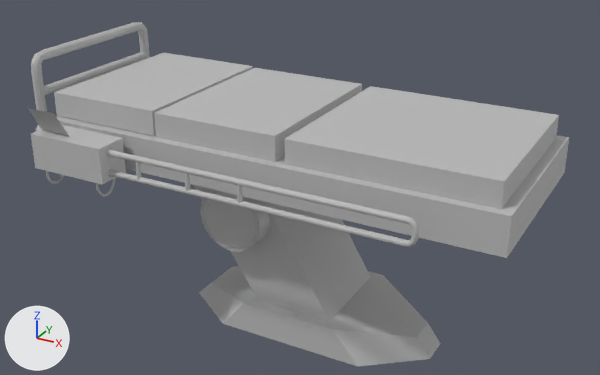
An edit to the FBX model Assets/Environment/Models/Props/SM_Bed_Laboratories.fbx, drawn before and after from the same camera.
Camera for both pictures: a camera (50 mm lens) standing at (1.58, -2.75, 2.04) and looking at (0.05, 0.03, 0.65). The axes (+X, +Y, +Z) are drawn at lower left. The lights are the same throughout. Where no turn or scale is listed for an object, it has been applied to the vertices. Vertices at the same position are counted once.

Names of what the first picture shows: 'Bed_scifi_LP'.
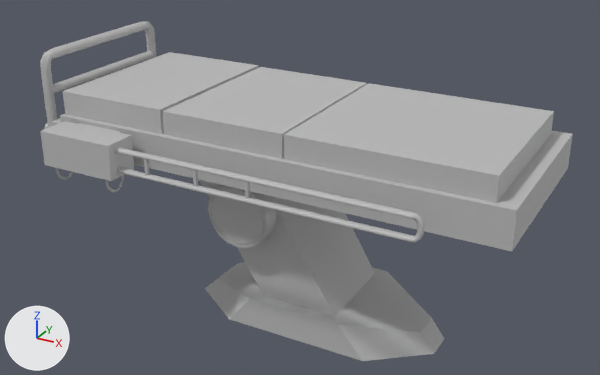
What differs and where, as boxes [x1, y1, x2, y2] in the pictures (600 x 375 px; the box of a moved part takes in the faces that stretch with it):
'Bed_scifi_LP', reshaped
    before: [28, 22, 569, 367]
    after: [40, 21, 573, 361]
part 1 of me_mesh, moved or reshaped
    before: [208, 226, 216, 235]
    after: [215, 222, 223, 232]
part 2 of me_mesh, moved or reshaped
    before: [200, 189, 270, 252]
    after: [208, 185, 277, 248]
part 3 of me_mesh, moved or reshaped
    before: [44, 52, 147, 95]
    after: [53, 51, 154, 93]
part 4 of me_mesh, moved or reshaped
    before: [284, 86, 559, 209]
    after: [284, 83, 554, 203]
part 5 of me_mesh, moved or reshaped
    before: [54, 53, 253, 136]
    after: [63, 52, 259, 134]
part 6 of me_mesh, moved or reshaped
    before: [154, 68, 362, 162]
    after: [163, 67, 367, 159]
part 7 of me_mesh, moved or reshaped
    before: [41, 116, 569, 258]
    after: [51, 114, 573, 251]
part 8 of me_mesh, moved or reshaped
    before: [237, 184, 243, 204]
    after: [245, 182, 250, 199]
part 9 of me_mesh, moved or reshaped
    before: [185, 172, 190, 191]
    after: [193, 170, 198, 187]
part 10 of me_mesh, moved or reshaped
    before: [31, 125, 126, 185]
    after: [40, 121, 134, 181]
part 11 of me_mesh, moved or reshaped
    before: [106, 148, 419, 247]
    after: [115, 146, 424, 243]
part 12 of me_mesh, moved or reshaped
    before: [135, 161, 141, 179]
    after: [144, 159, 150, 175]
part 13 of me_mesh, rebuilt
    before: [194, 185, 440, 367]
    after: [199, 180, 444, 361]
part 14 of me_mesh, deleted
    before: [28, 108, 69, 136]
part 15 of me_mesh, moved or reshaped
    before: [31, 22, 150, 197]
    after: [40, 21, 157, 192]

Patch to the scene script:
```diff
--- a/Assets/Environment/Models/Props/SM_Bed_Laboratories.fbx.py
+++ b/Assets/Environment/Models/Props/SM_Bed_Laboratories.fbx.py
@@ me_mesh @@
 # used by ob_bed_scifi_lp; location = (0.0, 0.0, 0.0)
-me_mesh.from_pydata(...)  # 1029 vertices, 980 faces; spans x -1.03..1.03, y -0.56..0.43, z 0.0..1.17
+me_mesh.from_pydata(...)  # 1021 vertices, 976 faces; spans x -1.03..1.03, y -0.49..0.49, z 0.0..1.16
+# me_mesh part 1: the loose piece of 20 vertices spanning x -0.26..-0.22, y -0.21..-0.2, z 0.46..0.5 is moved by (0.0, 0.05, 0.0)
+# me_mesh part 2: the loose piece of 201 vertices spanning x -0.29..0.0, y -0.2..-0.1, z 0.41..0.7 is moved by (0.0, 0.05, 0.0)
+# me_mesh part 3: the loose piece of 42 vertices spanning x -1.03..-0.99, y -0.32..0.38, z 0.98..1.02 is moved by (0.0, 0.05, 0.0)
+# me_mesh part 4: the loose piece of 8 vertices spanning x 0.19..0.99, y -0.34..0.4, z 0.91..1.01 is moved by (-0.03, 0.05, 0.0)
+# me_mesh part 5: the loose piece of 8 vertices spanning x -0.9..-0.39, y -0.34..0.4, z 0.92..1.02 is moved by (0.0, 0.05, -0.01)
+# me_mesh part 6: the loose piece of 8 vertices spanning x -0.38..0.15, y -0.34..0.4, z 0.91..1.01 is moved by (0.0, 0.05, -0.01)
+# me_mesh part 7: the loose piece of 16 vertices spanning x -0.96..1.03, y -0.38..0.43, z 0.77..0.91 is moved by (0.0, 0.06, 0.0)
+# me_mesh part 8: the loose piece of 20 vertices spanning x 0.09..0.1, y -0.5..-0.48, z 0.8..0.88 is moved by (0.0, 0.05, 0.0)
+# me_mesh part 9: the loose piece of 20 vertices spanning x -0.14..-0.12, y -0.5..-0.48, z 0.8..0.88 is moved by (0.0, 0.05, 0.0)
+# me_mesh part 10: the loose piece of 16 vertices spanning x -0.85..-0.5, y -0.54..-0.37, z 0.76..0.91 is moved by (0.0, 0.05, 0.0)
+# me_mesh part 11: the loose piece of 162 vertices spanning x -0.52..0.77, y -0.51..-0.47, z 0.78..0.89 is moved by (0.0, 0.05, 0.0)
+# me_mesh part 12: the loose piece of 20 vertices spanning x -0.37..-0.35, y -0.5..-0.48, z 0.8..0.88 is moved by (0.0, 0.05, 0.0)
+# me_mesh part 13: the loose piece of 28 vertices spanning x -0.48..0.67, y -0.16..0.35, z 0.0..0.78 is rebuilt with 24 vertices and now spans x -0.48..0.67, y -0.12..0.39, z 0.0..0.77
+# me_mesh part 14: the loose piece of 4 vertices spanning x -0.83..-0.69, y -0.56..-0.49, z 0.9..1.02 is deleted
+# me_mesh part 15: 8 vertices moved within x -0.81..-0.54, y -0.46, z 0.69..0.71; 403 vertices removed from x -1.03..-0.54, y -0.54..0.41, z 0.68..1.17; 403 vertices added at x -1.03..-0.54, y -0.48..0.46, z 0.68..1.16
 me_mesh.materials.append(mat_lambert1)
```
